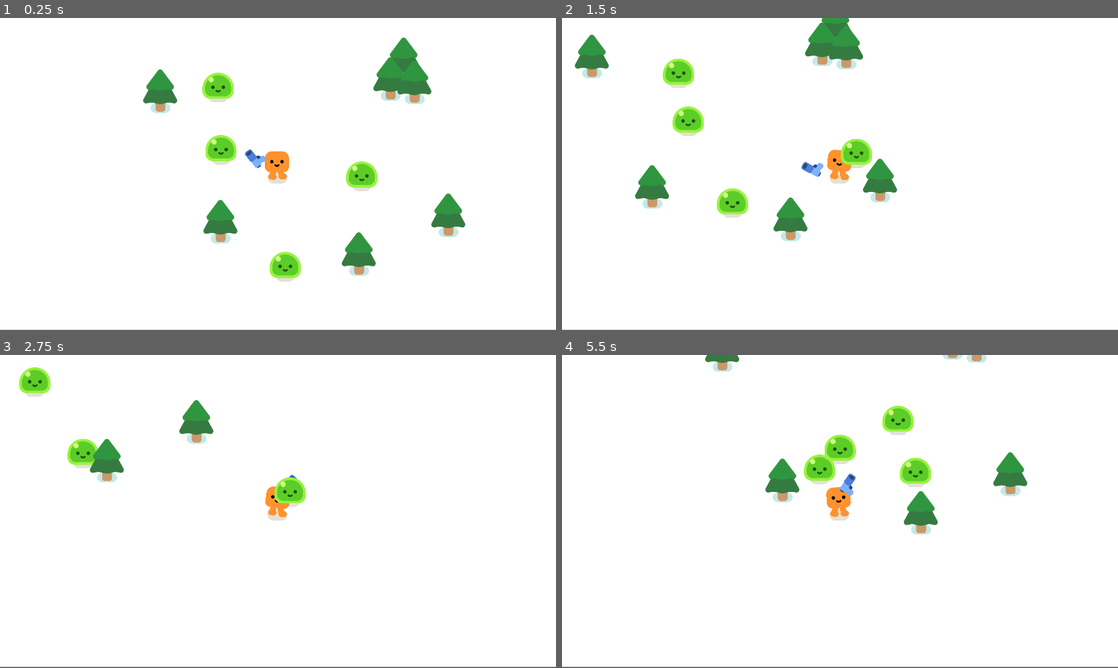
Above: before the commit, frames 1-4 (two rows, left to right).
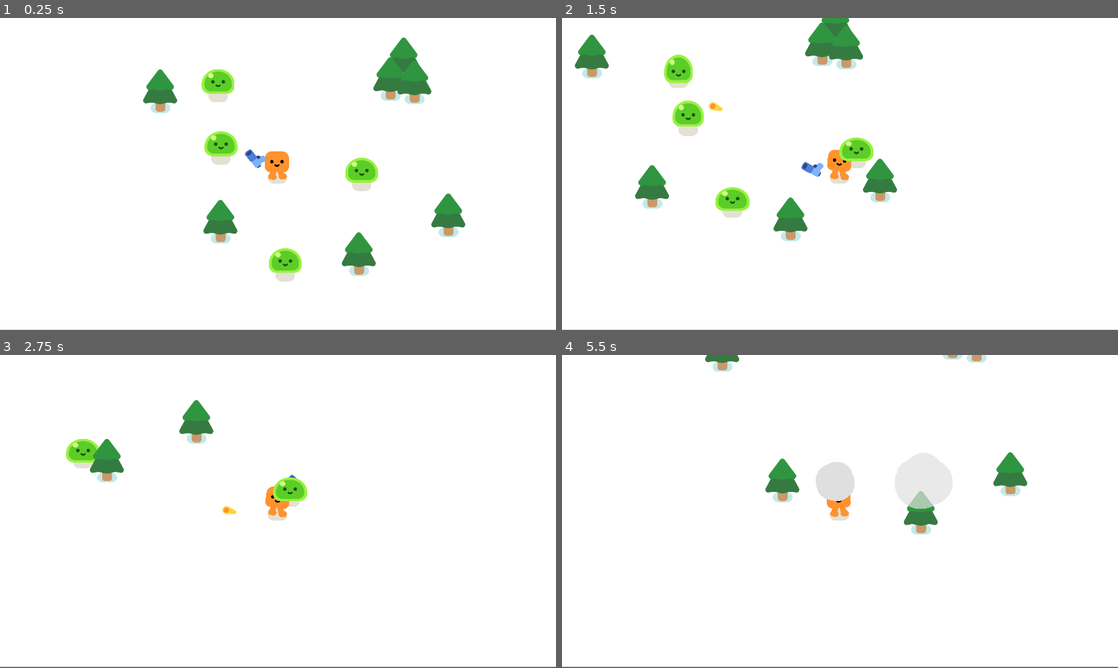
Above: after the commit, the same moments.

Repository: ryguyroberts/2DVampSurv
Game: Godot game, scene res://survivors_game.tscn
The game is run twice, just before and just after one commit, with the same random seed, the same clock (stepped at 60 frames per second) and the same inputs.
Inputs:
- Up to frame 1 (0.25 s): no input
- Up to frame 2 (1.5 s): hold D (move_right) 0.53-1.28 s; hold S (move_down) from 1.28 s (still down)
- Up to frame 3 (2.75 s): release S (move_down) at 2.03 s; hold D (move_right) from 2.03 s (still down)
- Up to frame 4 (5.5 s): release D (move_right) at 2.78 s; hold W (move_up) 2.78-3.53 s; hold A (move_left) 3.53-5.03 s; hold S (move_down) from 5.03 s (still down)

The runs differ from the first frame. In frame 1, 1.3% of the frame differs, in the area x 36-68%, y 16-84%; in frame 2, 1.2%; in frame 3, 0.8%; in frame 4, 2.3%, in the area x 43-67%, y 16-50%.

Commit message:
add dmg and death to mob with anims

Diff:
--- a/bullet.tscn
+++ b/bullet.tscn
@@ -7,6 +7,7 @@
 radius = 18.0
 
 [node name="Bullet" type="Area2D"]
+top_level = true
 rotation = 0.618198
 collision_layer = 0
 collision_mask = 3
--- a/gun.gd
+++ b/gun.gd
@@ -11,8 +11,8 @@
 func shoot():
 	const BULLET = preload("res://bullet.tscn")
 	var new_bullet = BULLET.instantiate()
-
 	new_bullet.global_position = %ShootingPoint.global_position
+	new_bullet.global_rotation = %ShootingPoint.global_rotation
 	%ShootingPoint.add_child(new_bullet)
 
 
--- a/mob.gd
+++ b/mob.gd
@@ -1,8 +1,26 @@
 extends CharacterBody2D
 
+var health = 3
+
+
 @onready var player = $"../../Player"
+
+func _ready():
+	%Slime.play_walk()
 
 func _physics_process(delta):
 	var direction = global_position.direction_to(player.global_position)
 	velocity = direction * 100.0
 	move_and_slide()
+
+func take_damage():
+	health -= 1
+	$Slime.play_hurt()
+
+	if health == 0:
+		queue_free()
+
+		const SMOKE_SCENE = preload("res://smoke_explosion/smoke_explosion.tscn")
+		var smoke = SMOKE_SCENE.instantiate()
+		get_parent().add_child(smoke)
+		smoke.global_position = global_position
--- a/mob.tscn
+++ b/mob.tscn
@@ -12,6 +12,7 @@
 script = ExtResource("1_rw8s1")
 
 [node name="Slime" parent="." instance=ExtResource("1_8nb4r")]
+unique_name_in_owner = true
 
 [node name="CollisionShape2D" type="CollisionShape2D" parent="."]
 position = Vector2(0, -29)
